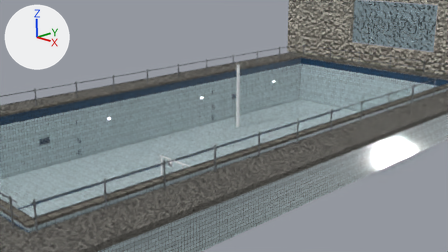
An edit to the Blender file auvs/hydrus_sim/data/pool_scene.blend, drawn before and after from the same camera.
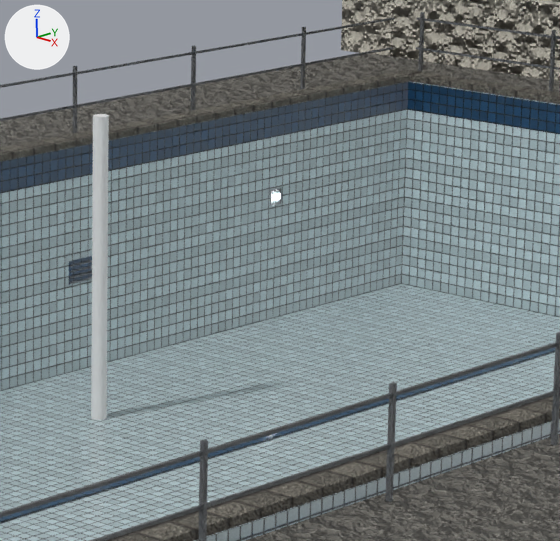
The first picture shows the older version from the file's camera 'PoolCamera'. The close-ups show the older and then the newer version on the part from 49% to 74% of the width and 16% to 60% of the height of that picture. Only the edits that show in the close-ups are written down. Lighting does not change. The marker at upper left points along +X, +Y and +Z.

In view in the first close-up: 'Marker', 'pool_band', 'pool_coping', 'pool_deck', 'pool_hall', 'pool_stainless', 'pool_tile' and 1 more.
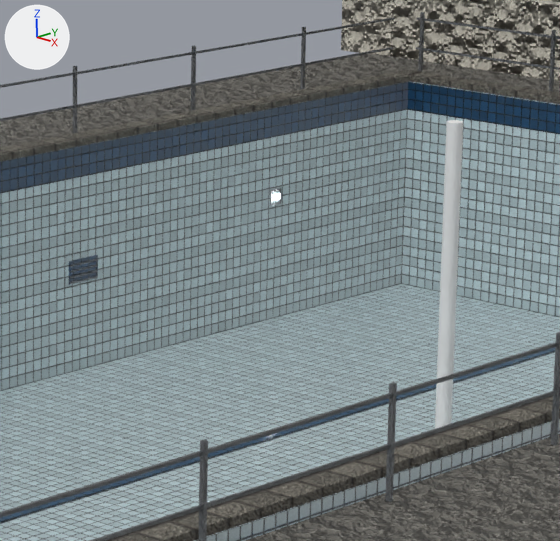
Changed parts and their boxes (x1, y1, x2, y2) in the close-ups (560 x 541 px):
'Marker', moved: before (91, 114, 109, 420); after (435, 120, 463, 429)

What changed in the scene script:
```text
Change ob_marker:
    ob_marker.location: (-4.18, 15.43, -1.04) -> (0.25, 16.89, -0.72)
```
